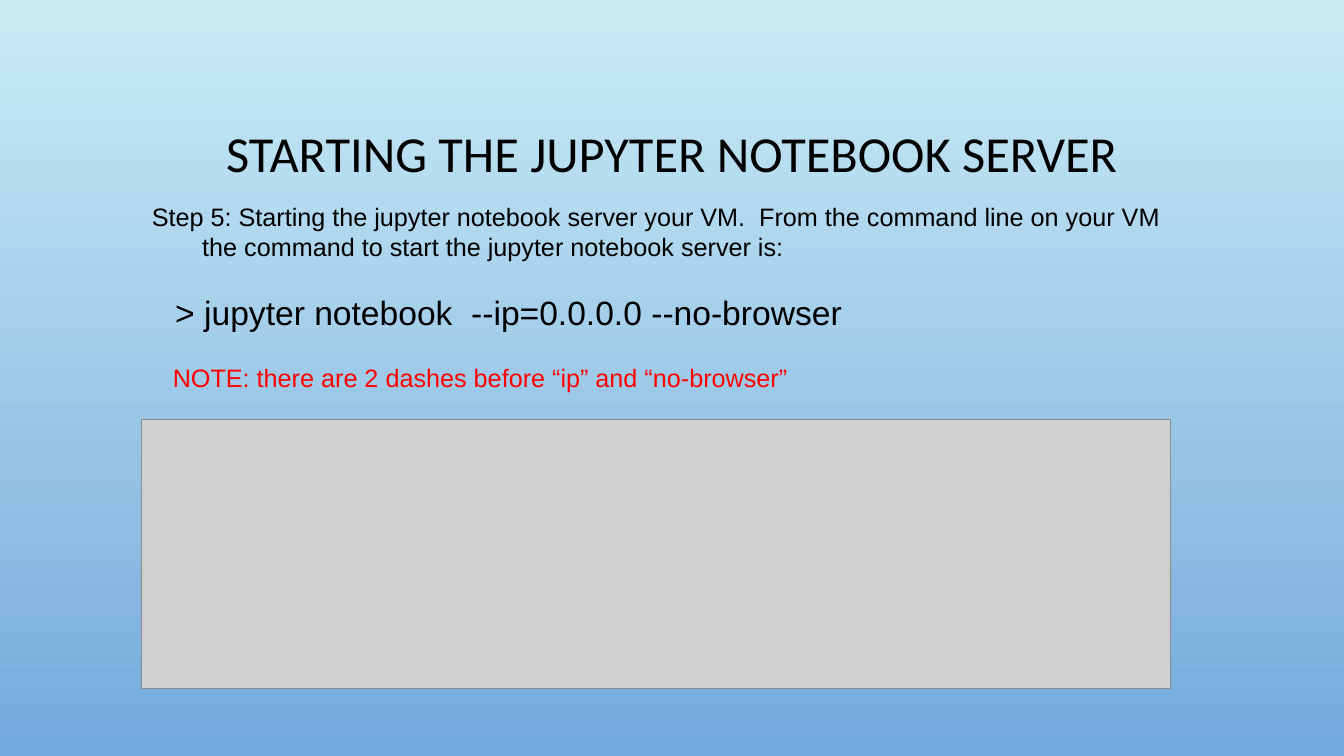
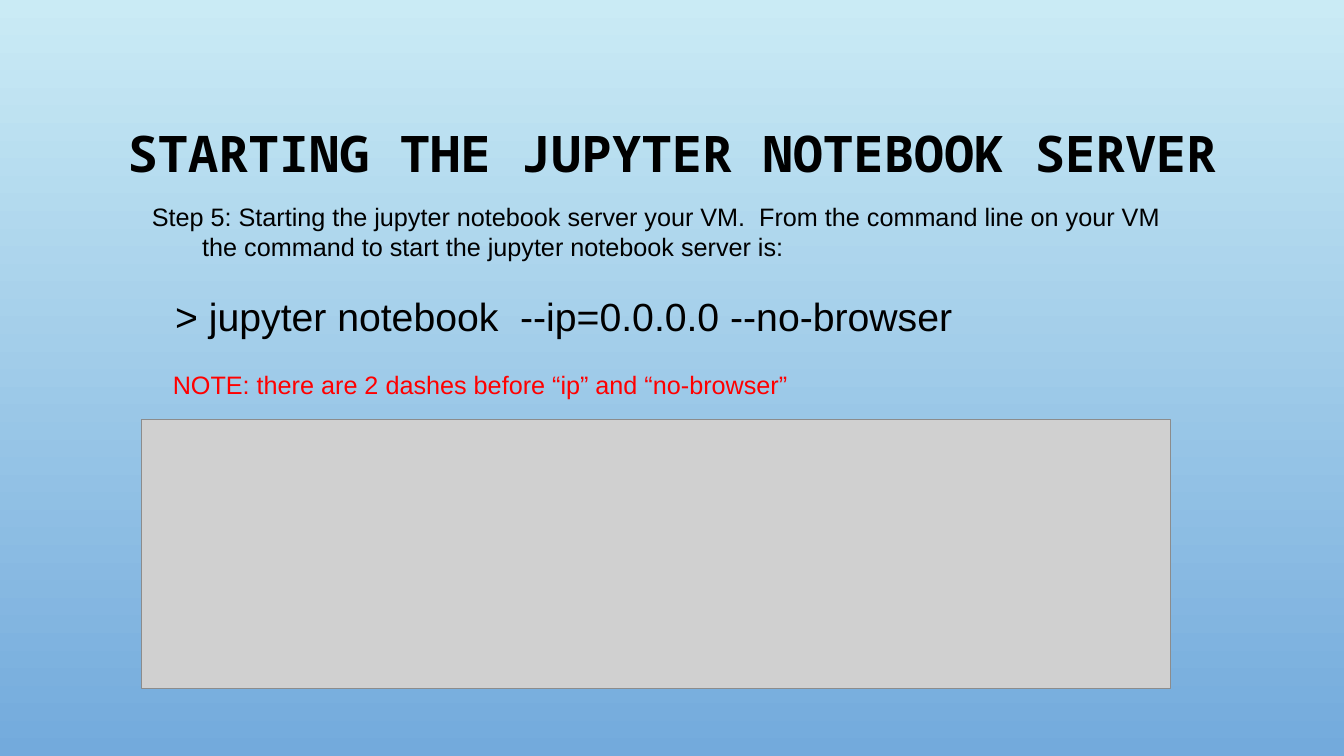
Before and after one commit to adrianopolpo/stat1400, a slide deck: slide 11 of VM_instructions.pptx. Drawn at 1344x756 pixels with LibreOffice and Linux fonts; fonts in the diff are those of the drawing; grey boxes stand for pictures; background and template pictures are left out. Boxes give left, top, right and bottom in pixels: in the first picture for what was removed or moved away, otherwise in the second. Text is boxed around its words. In the diff, an @@ line names an element or a change of style, - is before the commit and + after.

```diff
--- a/VM_instructions.pptx
+++ b/VM_instructions.pptx
@@ title "STARTING THE JUPYTER NOTEBOOK SERVER" at bbox=[128, 135, 1216, 173]: font Calibri to Noto Sans Mono, bold on @@
@@ text at bbox=[209, 302, 952, 339]: size 24 to 28 pt in "> jupyter notebook --ip=0.0.0.0 --no-browser" @@
```
Also in this commit, not shown: 12 other slides changed, 4 slides added.
